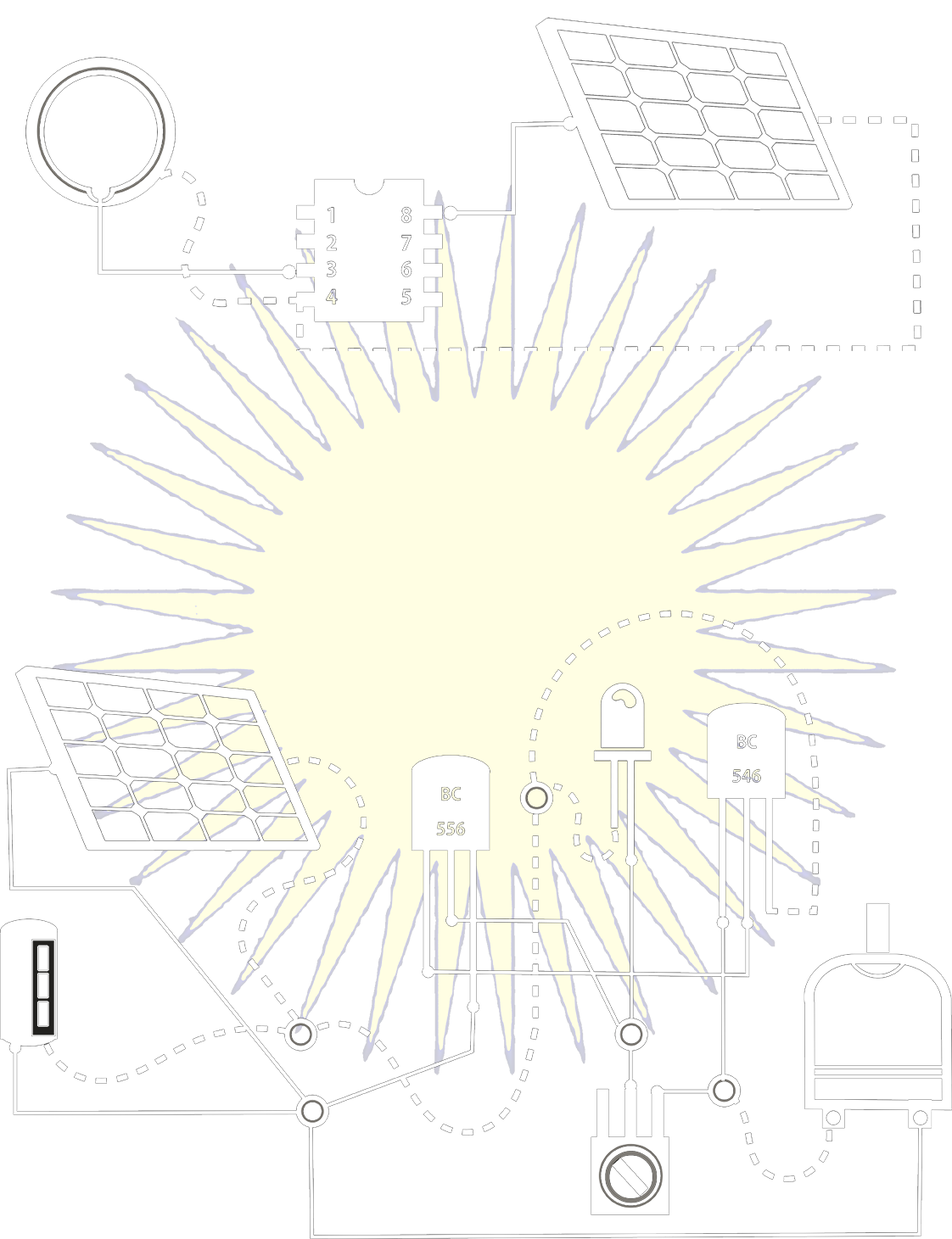
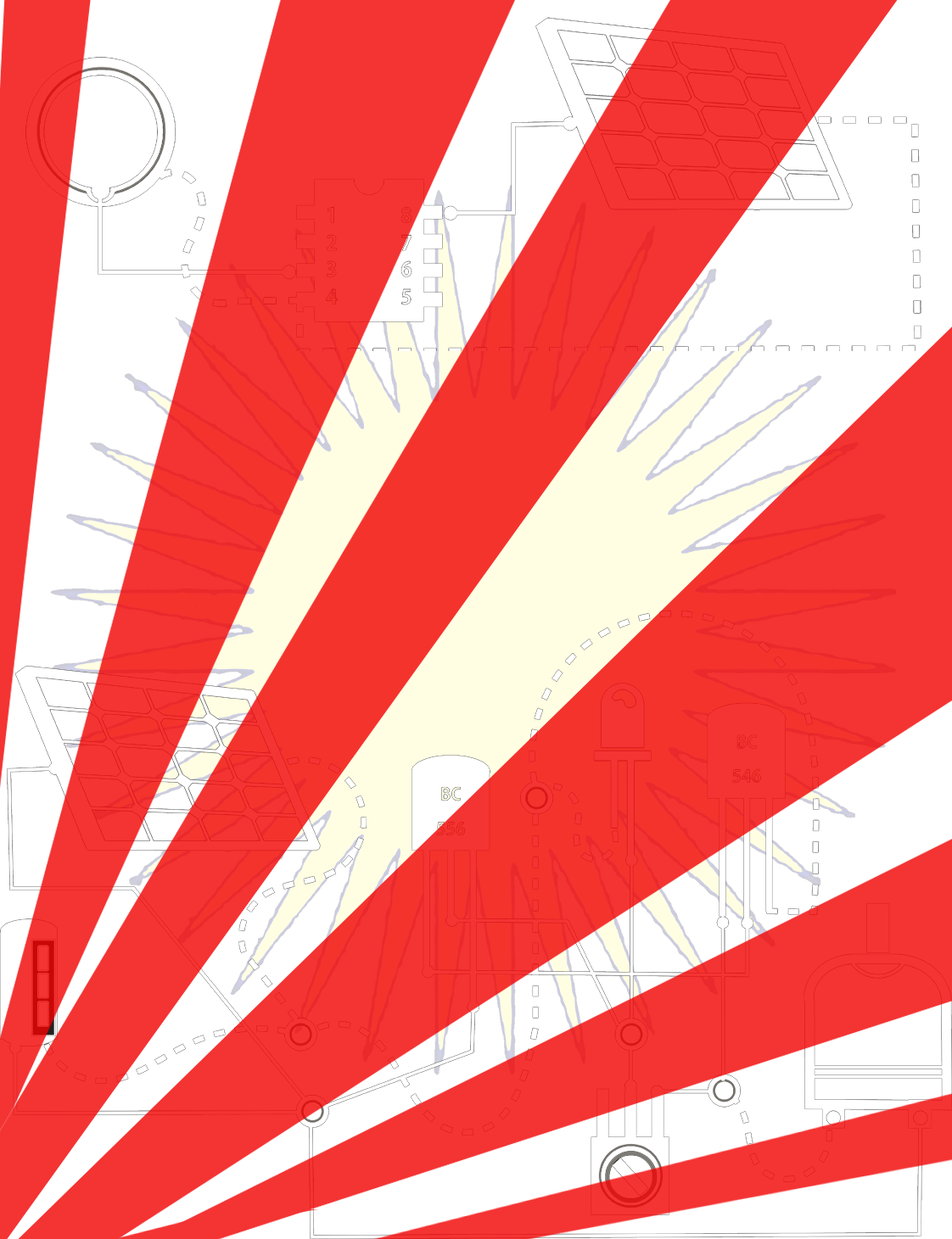
Layers edited between the first and the second 952×1239 image:
showed "Layer 5" over [left=0, top=0, right=952, bottom=1239]
